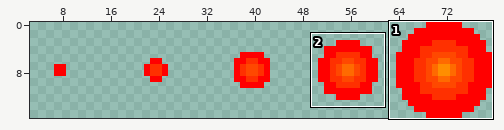
Two versions of one sprite sheet, src/res/weapon/explosion.png. Above, an overview of the earlier version with the close-up marked.
Close-up. As it was:
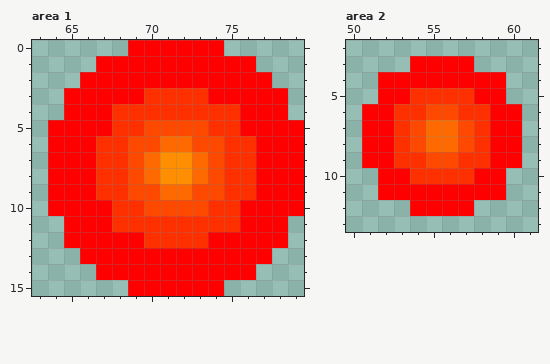
The file is 80x16 pixels. Colours within 5 levels of each other are drawn and written as one. Shown: area 1: x 63..79, y 0..15; area 2: x 50..61, y 2..13. The wide view leaves out empty margins. The commit also changed other parts of the picture, which this record leaves out.
After:
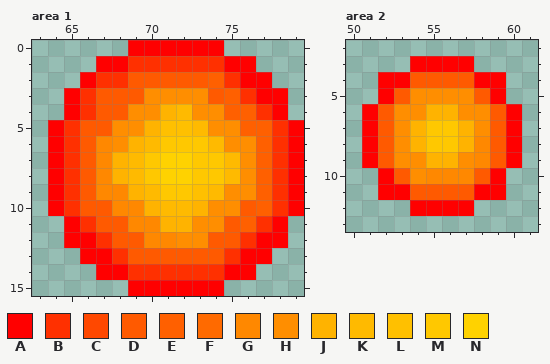
Palette (. is transparent): A #ff0000  B #ff3000  C #ff4800  D #ff5a00  E #ff6000  F #ff6a00  G #ff8800  H #ff8e00  J #ffb300  K #ffba00  L #ffc000  M #ffc800  N #ffd200
Difference:
--- area 1
@@ x 63..79 @@
  0 ......AAAAAA.....
- 1 ....AAAAAAAAAA...
- 2 ...AAAAAAAAAAAA..
- 3 ..AAAAABBBBAAAAA.
- 4 ..AAABBBBBBBBAAA.
- 5 .AAAABBCCCCBBAAAA
- 6 .AAABBCCFFCCBBAAA
- 7 .AAABBCFHHFCBBAAA
- 8 .AAABBCFHHFCBBAAA
- 9 .AAABBCCFFCCBBAAA
-10 .AAAABBCCCCBBAAAA
-11 ..AAABBBBBBBBAAA.
-12 ..AAAAABBBBAAAAA.
-13 ...AAAAAAAAAAAA..
-14 ....AAAAAAAAAA...
+ 1 ....AABBBBBBAA...
+ 2 ...ABBDDDDDEBAA..
+ 3 ..ABDDDHHHHDEBAA.
+ 4 ..ABDDHHJKHHEEBA.
+ 5 .ABDDHHJLLKHHEEBA
+ 6 .ABDGHJKMMMKHHEBA
+ 7 .ABDGJKMNNMMKHEBA
+ 8 .ABDGJKMNNMMKHEBA
+ 9 .ABDGGJKMMLKHHEBA
+10 .ABDDGGJKKJHHDEBA
+11 ..ABDDGGJJHHDEBA.
+12 ..AABDDGGHHDDBAA.
+13 ...AABDDDDDDBAA..
+14 ....AABBBBBBAA...
 15 ......AAAAAA.....
--- area 2
@@ x 50..61 @@
  3 ....AAAA....
- 4 ..AAAAAAAA..
- 5 ..AABBBBAA..
- 6 .AABBCCBBAA.
- 7 .AABCFFCBAA.
- 8 .AABCFFCBAA.
- 9 .AABBCCBBAA.
-10 ..AABBBBAA..
-11 ..AAAAAAAA..
+ 4 ..AADDDDAA..
+ 5 ..ADHHHHDA..
+ 6 .ADHHJJHHDA.
+ 7 .ADHJMMJHDA.
+ 8 .ADHJMMJGDA.
+ 9 .ADHHJJHGDA.
+10 ..ADHGGGDA..
+11 ..AADDDDAA..
 12 ....AAAA....
Pixel boxes of the changes (left, top, right, bottom) in both close-ups:
changed: (64, 56, 288, 280)
changed: (378, 72, 506, 200)
